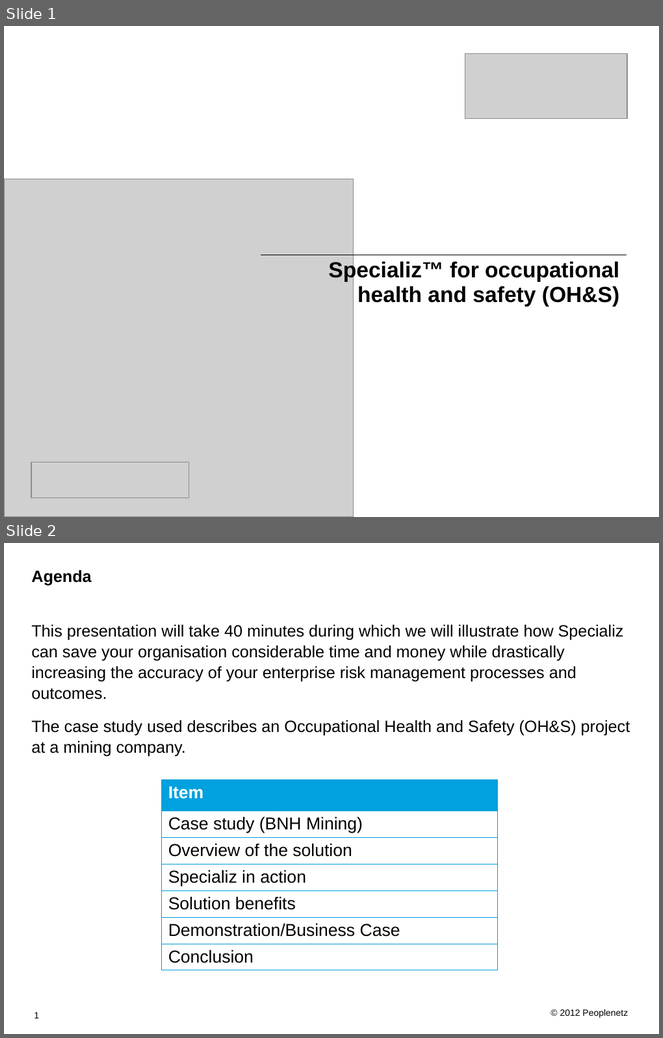
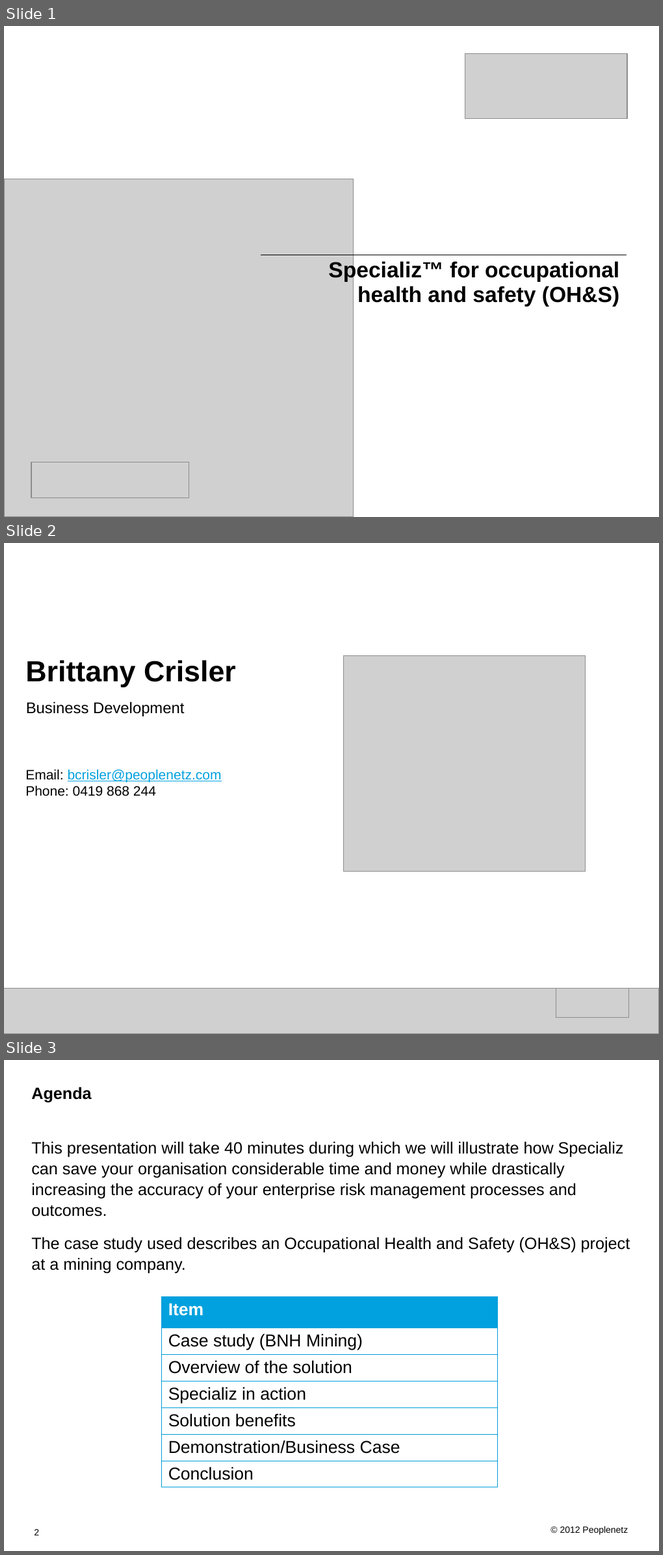
Before and after one commit to cavalryjim/peoplenetz, a slide deck: public/assets/documents/presentations/OHS_Specializ_Presentation.pptx. Shown one above the other, each under a label of ours: slides 1 and 2 before the commit, slides 1, 2 and 3 after it. The pictures are 663x1038 and 663x1555 pixels, drawn with LibreOffice and Linux fonts; fonts in the diff are those of the drawing; grey boxes stand for pictures. Boxes give left, top, right and bottom in pixels: in the first picture for what was removed or moved away, otherwise in the second. Text is boxed around its words. In the diff, an @@ line names an element or a change of style, - is before the commit and + after.

```diff
--- a/public/assets/documents/presentations/OHS_Specializ_Presentation.pptx
+++ b/public/assets/documents/presentations/OHS_Specializ_Presentation.pptx
@@ slide 2 added at (4, 543, 659, 1034), background #FFFFFF @@
@@ picture added at (343, 655, 585, 871) @@
@@ text added at (25, 660, 236, 687), 32 pt, text #000000, bold @@
+Brittany Crisler
@@ text added at (26, 702, 184, 717), 17 pt, text #000000 @@
+Business Development
@@ text added at (25, 769, 222, 797), 15 pt, text #00A1DE, underline @@
+Email: bcrisler@peoplenetz.com
+Phone: 0419 868 244
@@ picture added at (4, 989, 659, 1034) @@
@@ picture added at (556, 989, 629, 1018) @@
@@ what was slide 2 is now slide 3 @@
@@ page number at (34, 1529, 39, 1536): text changed @@
-1
+2
```
Also in this commit, not shown: 7 other files.
